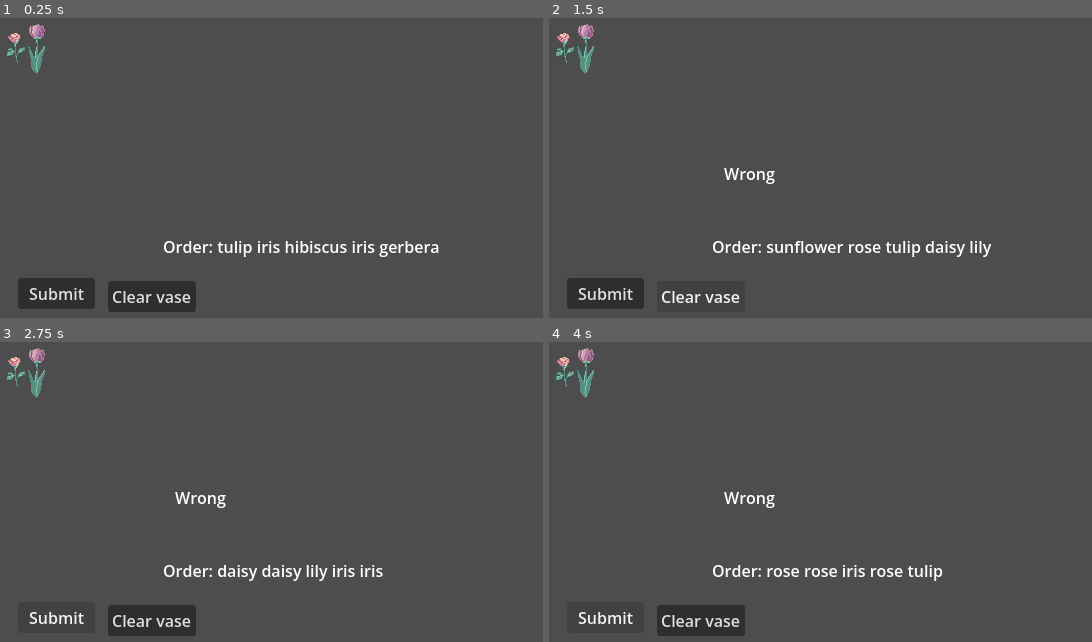
Above: before the commit, frames 1-4 (two rows, left to right).
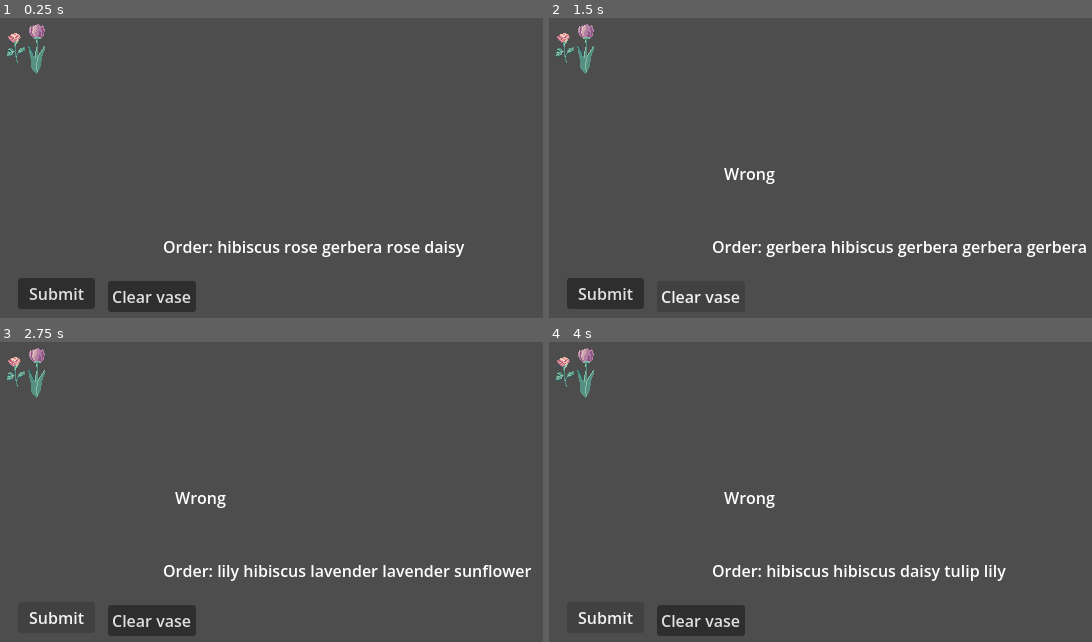
Above: after the commit, the same moments.

Repository: GoodGuyNoone/comfy-jam-spring-2026
Game: Godot game, scene res://scenes/main.tscn
Same seed, same stepped clock (60 frames per second), same inputs: the game is played once before the commit and once after it.
Inputs:
- Up to frame 1 (0.25 s): no input
- Up to frame 2 (1.5 s): click "Submit" at 0.5 s; click "Clear vase" at 1.25 s
- Up to frame 3 (2.75 s): click "Submit" at 2 s
- Up to frame 4 (4 s): click "Clear vase" at 2.75 s; click "Submit" at 3.5 s

The runs differ from the first frame. In frame 1, 1.0% of the frame differs, in the area x 39-86%, y 74-80%; in frame 2, 1.3%, in the area x 39-99%, y 74-80%; in frame 3, 1.2%; in frame 4, 0.9%.

Commit message:
test commit

Diff:
--- a/scripts/GameManager.gd
+++ b/scripts/GameManager.gd
@@ -10,6 +10,7 @@
 	"sunflower",
 	"daisy",
 	"lavender",
+	"hibiscus",
 	"hibiscus",
 ]
 
